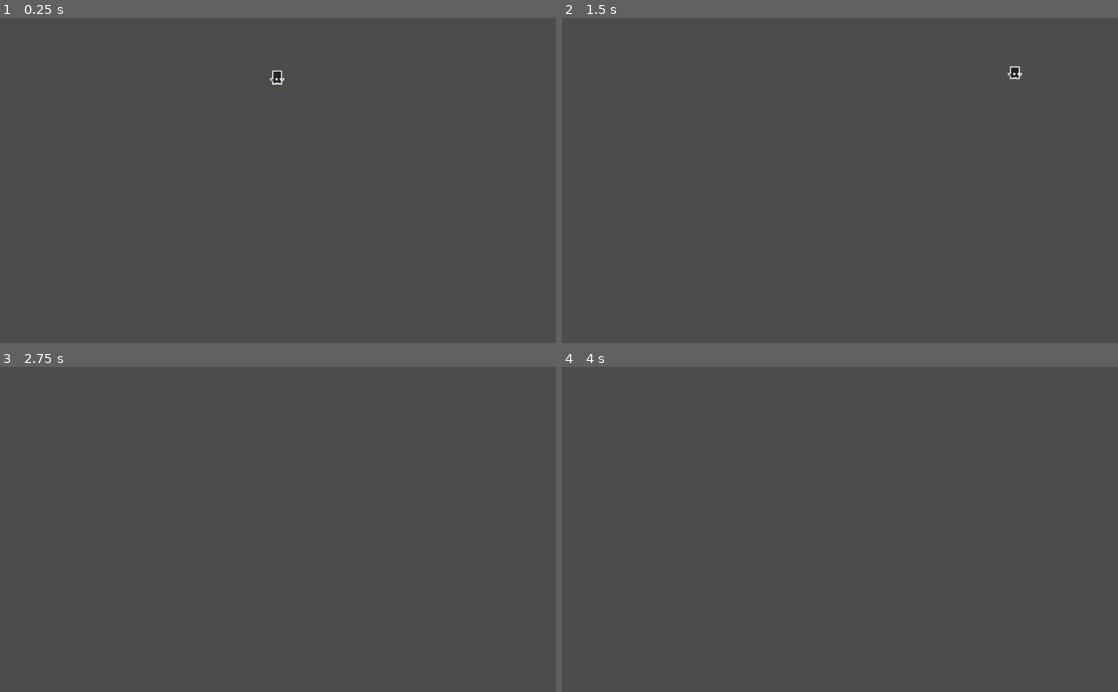
Above: before the commit, frames 1-4 (two rows, left to right).
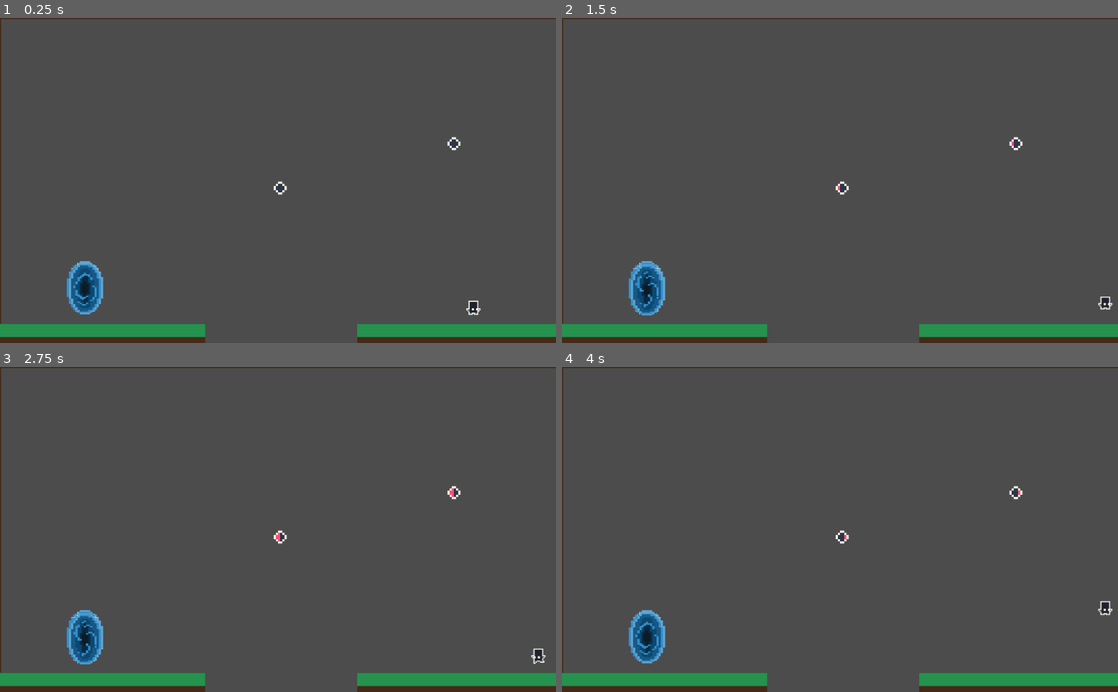
Above: after the commit, the same moments.

Repository: gonzaloVeron/TaskFailedSuccessfully
Game: Godot game, scene res://Character/character with lighting ability demo/CharacterDEMO.tscn
Two runs of this game, one before a commit and one after it. Both use one fixed random seed, a clock stepped at 60 frames per second and the inputs below. Before the commit the project starts from res://Character/Minion3Test.tscn.
Inputs (mouse positions are in pixels of both pictures, inside the frame that each line leads up to):
- Up to frame 1 (0.25 s): no input
- Up to frame 2 (1.5 s): move the mouse to (962, 164) at 0.52 s; hold D (move_right) from 0.53 s (still down); click (962, 164) at 0.6 s; tap Space (jump) at 0.77 s; move the mouse to (728, 196) at 1.27 s; click (728, 196) at 1.35 s
- Up to frame 3 (2.75 s): tap Space (jump) at 1.52 s; move the mouse to (333, 458) at 2.02 s; release D (move_right) at 2.03 s; hold A (move_left) from 2.03 s (still down); click (333, 458) at 2.1 s
- Up to frame 4 (4 s): move the mouse to (812, 594) at 2.77 s; release A (move_left) at 2.78 s; hold D (move_right) from 2.78 s (still down); click (812, 594) at 2.85 s; tap Space (jump) at 3.02, 3.77 s; move the mouse to (1006, 578) at 3.52 s; click (1006, 578) at 3.6 s

The runs differ from the first frame. In frame 1, 6.2% of the frame differs, in the area x 0-100%, y 0-100%; in frame 2, 6.2%; in frame 3, 6.1%; in frame 4, 6.1%.
Error after the commit: Invalid set index 'owner' (on base: 'null instance') with value of type 'KinematicBody2D (Character_Controller.gd)'. (res://Character/Character_State_Machine.g…

Commit message:
habilidad del personaje en proceso

Diff:
--- a/Character/Character_Controller.gd
+++ b/Character/Character_Controller.gd
@@ -2,6 +2,11 @@
 # The Player is a KinematicBody2D, in other words a physics-driven object.
 # It can move, collide with the world, etc...
 # The player has a state machine, but the body and the state machine are separate.
+
+onready var raycast2d:= $RayCast2DLighting
+onready var aim:= $Line2DAim
+onready var body:= $BodyPivot
+var default_aim_color = null
 
 signal direction_changed(new_direction)
 
@@ -10,6 +15,28 @@
 func _ready():
 	$Character_State_Machine/Jump.coll = $CollisionShape2D
 	$Character_State_Machine/Move.coll = $CollisionShape2D
+	default_aim_color = aim.get_default_color()
+
+
+
+func _process(delta):
+
+	raycast2d.global_position = body.get_global_position()
+	aim.points[0] = body.position
+	#if raycast2d.is_colliding():
+	#	aim.points[1] = raycast2d.get_collision_point()
+	#else:
+#		aim.points[1] = get_global_mouse_position()
+
+
+#line2d.points[1] = transform.xform_inv(raycast2d.get_collision_point())
+func _physics_process(delta):
+	if raycast2d.is_colliding():
+		aim.set_point_position(1, transform.xform_inv(raycast2d.get_collision_point()))
+		if raycast2d.get_collider().is_in_group("hook"):
+			aim.set_default_color(ColorN("darkturquoise",1))
+		else:
+			aim.set_default_color(default_aim_color)
 
 func take_damage(attacker, amount, effect = null):
 	if is_a_parent_of(attacker):
@@ -25,3 +52,32 @@
 func set_look_direction(value):
 	look_direction = value
 	emit_signal("direction_changed", value)
+
+func shoot_lighting():
+	# velocity = (target - position).normalized() * speed
+
+	#animacion aca (?
+	if raycast2d.is_colliding() and raycast2d.get_collider().is_in_group("hook"):
+		var attraction_speed = (raycast2d.get_collider().position - body.position).normalized()
+		var attraction_speed2 = (raycast2d.get_collider().get_global_position() - body.get_global_position()).normalized()
+
+		print("gancho:")
+		print(raycast2d.get_collider().position)
+		## implementacion feeeeea.
+		self.move_and_slide(attraction_speed2 * 15000)
+
+		print("personaje:")
+		print(body.position)
+	pass
+
+#func apply_movement(acceleration):
+#   var movement = Vector2.ZERO
+#	movement += acceleration
+#	movement = movement.clamped(max_speed)
+
+#func do_dash(delta):
+#	dashing = true
+#	var normalized_direction = (get_global_mouse_position() - position).normalized()
+#	if (position.distance_to(get_global_mouse_position())> 10):
+#		apply_movement(normalized_direction * acceleration * delta)
+#		movement = move_and_slide(movement * 3)
--- a/Character/Character_State_Machine.gd
+++ b/Character/Character_State_Machine.gd
@@ -6,10 +6,12 @@
 		"idle": $Idle,
 		"move": $Move,
 		"jump": $Jump,
+		"lighting": $Lighting
 	}
 	$Move.owner = owner
 	$Idle.owner = owner
 	$Jump.owner = owner
+	$Lighting.owner = owner
 
 
 
@@ -28,9 +30,12 @@
 func _unhandled_input(event):
 	# Here we only handle input that can interrupt states, attacking in this case,
 	# otherwise we let the state node handle it.
-	if event.is_action_pressed("attack"):
-		if current_state in [$Attack, $Stagger]:
-			return
-		_change_state("attack")
-		return
+#	if event.is_action_pressed("attack"):
+#		if current_state in [$Attack, $Stagger]:
+#			return
+#		_change_state("attack")
+#		return
+	## el lighting deberia interrumpir estaudos
+	if Input.is_action_just_pressed("lighting"):
+		current_state.owner.shoot_lighting()
 	current_state.handle_input(event)
--- /dev/null
+++ b/Character/Lighting.gd
@@ -0,0 +1,16 @@
+extends Node
+
+
+# Declare member variables here. Examples:
+# var a = 2
+# var b = "text"
+
+
+# Called when the node enters the scene tree for the first time.
+func _ready():
+	pass # Replace with function body.
+
+
+# Called every frame. 'delta' is the elapsed time since the previous frame.
+#func _process(delta):
+#	pass
--- a/Character/Motion.gd
+++ b/Character/Motion.gd
@@ -1,8 +1,9 @@
 extends "res://Character/State.gd"
 
-func handle_input(event):
-	if event.is_action_pressed("simulate_damage"):
-		emit_signal("finished", "stagger")
+#func handle_input(event):
+	#no estariamos necesitando esto de momento :p
+#	if event.is_action_pressed("simulate_damage"):
+#		emit_signal("finished", "stagger")
 
 func get_input_direction():
 	var input_direction = Vector2()
--- /dev/null
+++ b/Character/RayCast2D.gd
@@ -0,0 +1,17 @@
+extends RayCast2D
+
+
+
+func _process(delta):
+	var mouse_pos := get_global_mouse_position()
+	var angle_from_mouse_to_player := mouse_pos.angle_to_point(global_position)
+	rotation = (angle_from_mouse_to_player - (PI/2))
+
+# Called when the node enters the scene tree for the first time.
+func _ready():
+	pass # Replace with function body.
+
+
+# Called every frame. 'delta' is the elapsed time since the previous frame.
+#func _process(delta):
+#	pass
--- a/Character/character with lighting ability demo/CharacterDEMO.tscn
+++ b/Character/character with lighting ability demo/CharacterDEMO.tscn
@@ -14,7 +14,13 @@
 position = Vector2( 515.825, 313.929 )
 
 [node name="BasicTileMap" parent="." instance=ExtResource( 4 )]
-tile_data = PoolIntArray( 196607, 1, 0, 131083, 1, 0, 262143, 1, 0, 196619, 1, 0, 327679, 1, 0, 262155, 1, 0, 393215, 1, 0, 327691, 1, 0, 458751, 1, 0, 393216, 0, 0, 393217, 0, 0, 393218, 0, 0, 393224, 0, 0, 393225, 0, 0, 393226, 0, 0, 393227, 1, 0 )
+tile_data = PoolIntArray( -1, 1, 0, -65536, 1, 0, -65535, 1, 0, -65534, 1, 0, -65533, 1, 0, -65532, 1, 0, -65531, 1, 0, -65530, 1, 0, -65529, 1, 0, -65528, 1, 0, -65527, 1, 0, -65526, 1, 0, -65525, 1, 0, 65535, 1, 0, 11, 1, 0, 131071, 1, 0, 65547, 1, 0, 196607, 1, 0, 131083, 1, 0, 262143, 1, 0, 196619, 1, 0, 327679, 1, 0, 262155, 1, 0, 393215, 1, 0, 327691, 1, 0, 458751, 1, 0, 393216, 0, 0, 393217, 0, 0, 393218, 0, 0, 393219, 0, 0, 393223, 0, 0, 393224, 0, 0, 393225, 0, 0, 393226, 0, 0, 393227, 1, 0, 458754, 1, 0, 458760, 1, 0, 524290, 1, 0, 524291, 1, 0, 524292, 1, 0, 524293, 1, 0, 524294, 1, 0, 524295, 1, 0, 524296, 1, 0 )
 
 [node name="Character" parent="." instance=ExtResource( 1 )]
 position = Vector2( 872.914, 518.826 )
+
+[node name="Hook2" parent="." instance=ExtResource( 3 )]
+position = Vector2( 515.369, 627.344 )
+
+[node name="Hook3" parent="." instance=ExtResource( 3 )]
+position = Vector2( 836.273, 232.193 )
--- a/objects/hook/Hook.tscn
+++ b/objects/hook/Hook.tscn
@@ -16,15 +16,17 @@
 } ]
 
 [sub_resource type="CircleShape2D" id=2]
-radius = 16.1015
+radius = 22.2833
 
-[node name="Hook" type="Area2D"]
+[node name="Hook" type="Area2D" groups=[
+"hook",
+]]
 script = ExtResource( 1 )
 
 [node name="AnimatedSprite" type="AnimatedSprite" parent="."]
 scale = Vector2( 2, 2 )
 frames = SubResource( 1 )
-frame = 3
+frame = 4
 playing = true
 
 [node name="CollisionShape2D" type="CollisionShape2D" parent="."]
--- a/project.godot
+++ b/project.godot
@@ -16,7 +16,7 @@
 [application]
 
 config/name="Laser"
-run/main_scene="res://Character/Minion3Test.tscn"
+run/main_scene="res://Character/character with lighting ability demo/CharacterDEMO.tscn"
 config/icon="res://icon.png"
 
 [input]
@@ -50,6 +50,11 @@
 "events": [ Object(InputEventKey,"resource_local_to_scene":false,"resource_name":"","device":0,"alt":false,"shift":false,"control":false,"meta":false,"command":false,"pressed":false,"scancode":32,"unicode":0,"echo":false,"script":null)
  ]
 }
+lighting={
+"deadzone": 0.5,
+"events": [ Object(InputEventMouseButton,"resource_local_to_scene":false,"resource_name":"","device":0,"alt":false,"shift":false,"control":false,"meta":false,"command":false,"button_mask":0,"position":Vector2( 0, 0 ),"global_position":Vector2( 0, 0 ),"factor":1.0,"button_index":1,"pressed":false,"doubleclick":false,"script":null)
+ ]
+}
 
 [rendering]
 
Not shown, changed: objects/platforms/automatic/assets/tile142.png.import
Not shown, changed: objects/platforms/manual/assets/tile142.png.import
